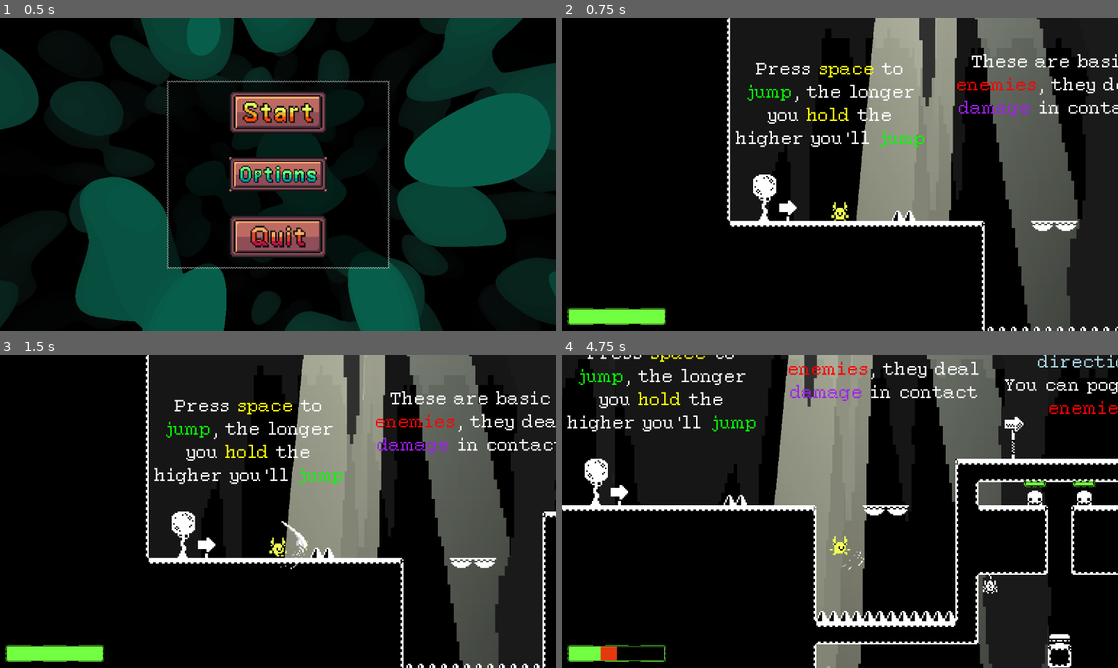
Above: before the commit, frames 1-4 (two rows, left to right).
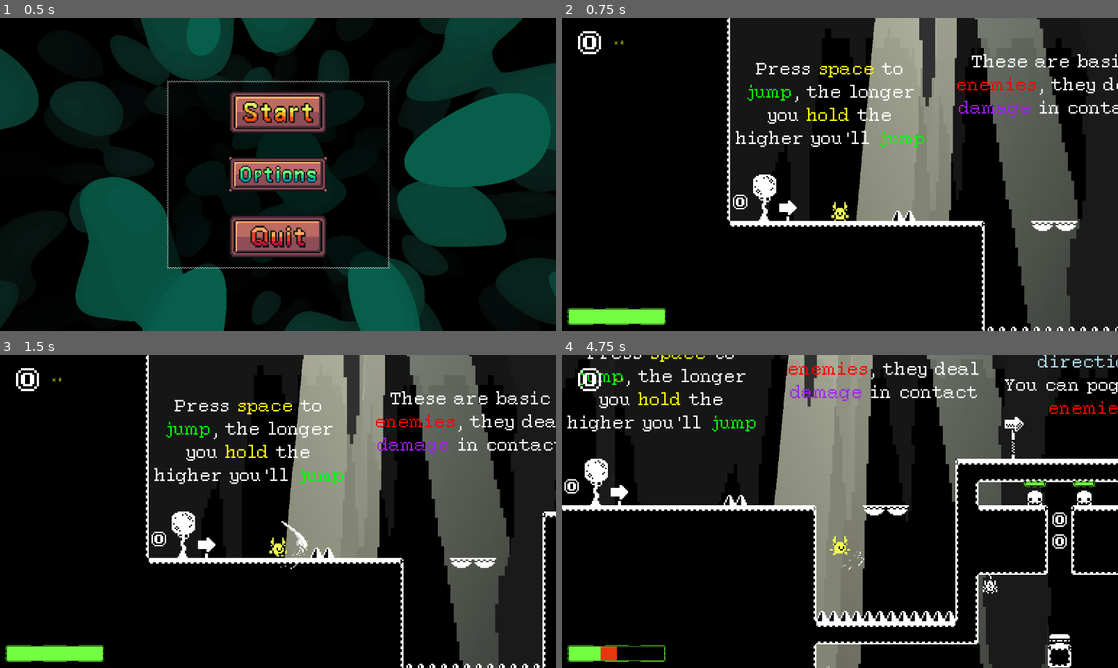
Above: after the commit, the same moments.

Repository: SeldonRubika/Godot-Workshop-Project
Game: Godot game, scene res://Scenes/MainWorld/main_world.tscn
The game is run twice, just before and just after one commit, with the same random seed, the same clock (stepped at 60 frames per second) and the same inputs. Sound files missing from this copy of the repository are replaced by a short silence.
Inputs (mouse positions are in pixels of both pictures, inside the frame that each line leads up to):
- Up to frame 1 (0.5 s): no input
- Up to frame 2 (0.75 s): click (840, 111) at 0.5 s
- Up to frame 3 (1.5 s): tap Enter at 1.25 s; move the mouse to (400, 495) at 1.27 s; hold D (Right) from 1.28 s (still down); click (400, 495) at 1.35 s
- Up to frame 4 (4.75 s): tap Space (Jump) at 1.52, 2.27, 3.77, 4.52 s; move the mouse to (728, 527) at 2.02 s; tap I at 2.1, 3.6 s; move the mouse to (895, 442) at 2.77 s; release D (Right) at 2.78 s; hold A (Left) 2.78-3.53 s; click (895, 442) at 2.85 s; move the mouse to (812, 574) at 3.52 s; hold D (Right) from 3.53 s (still down); move the mouse to (1006, 558) at 4.27 s; click (1006, 558) at 4.35 s

Frame 1 is identical in both runs. In frame 2, 0.3% of the frame differs, in the area x 2-34%, y 4-62%; in frame 3, 0.3%; in frame 4, 0.5%, in the area x 0-91%, y 4-62%.

Commit message:
Added hearth and coins

Diff:
--- a/Scenes/Levels/level_1.tscn
+++ b/Scenes/Levels/level_1.tscn
@@ -13,7 +13,9 @@
 [ext_resource type="Texture2D" uid="uid://knqh2mx783s" path="res://Assets/parallax/6fx.png" id="5_hwvp3"]
 [ext_resource type="PackedScene" uid="uid://03auxqk5bop" path="res://Scenes/Platforms/BumpingPlatform/bumping_platform.tscn" id="5_rb0md"]
 [ext_resource type="PackedScene" uid="uid://d2x0ira6yro63" path="res://Scenes/Checkpoint/checkpoint.tscn" id="12_afv7b"]
+[ext_resource type="PackedScene" uid="uid://b8glbsnv25wdr" path="res://Scenes/coins/coins.tscn" id="14_3628d"]
 [ext_resource type="PackedScene" uid="uid://deeoqng87hlpw" path="res://Scenes/exit_doors/exit_doors.tscn" id="14_k2mw1"]
+[ext_resource type="PackedScene" uid="uid://c6l2j2g38ut5d" path="res://Scenes/heart/heart.tscn" id="15_tjl6l"]
 
 [sub_resource type="TileSetAtlasSource" id="TileSetAtlasSource_qxyia"]
 texture = ExtResource("1_cyadu")
@@ -840,6 +842,60 @@
 position = Vector2(568, 417)
 jump_power = 400
 
+[node name="Collectibles" type="Node" parent="." unique_id=1431943170]
+
+[node name="Heart" type="Node" parent="Collectibles" unique_id=1381587005]
+
+[node name="Heart" parent="Collectibles/Heart" unique_id=1969243383 instance=ExtResource("15_tjl6l")]
+position = Vector2(286, 665)
+
+[node name="Heart2" parent="Collectibles/Heart" unique_id=1097794965 instance=ExtResource("15_tjl6l")]
+position = Vector2(615, 546)
+
+[node name="Coins" type="Node" parent="Collectibles" unique_id=485611185]
+
+[node name="coins" parent="Collectibles/Coins" unique_id=587863711 instance=ExtResource("14_3628d")]
+position = Vector2(231, 307)
+
+[node name="coins2" parent="Collectibles/Coins" unique_id=402169469 instance=ExtResource("14_3628d")]
+position = Vector2(568, 330)
+
+[node name="coins3" parent="Collectibles/Coins" unique_id=2129695887 instance=ExtResource("14_3628d")]
+position = Vector2(568, 345)
+
+[node name="coins4" parent="Collectibles/Coins" unique_id=172934158 instance=ExtResource("14_3628d")]
+position = Vector2(692, 258)
+
+[node name="coins5" parent="Collectibles/Coins" unique_id=2075177193 instance=ExtResource("14_3628d")]
+position = Vector2(694, 303)
+
+[node name="coins6" parent="Collectibles/Coins" unique_id=1787537724 instance=ExtResource("14_3628d")]
+position = Vector2(952, 323)
+
+[node name="coins7" parent="Collectibles/Coins" unique_id=422576471 instance=ExtResource("14_3628d")]
+position = Vector2(956, 505)
+
+[node name="coins8" parent="Collectibles/Coins" unique_id=1168374308 instance=ExtResource("14_3628d")]
+position = Vector2(507, 520)
+
+[node name="coins10" parent="Collectibles/Coins" unique_id=275383363 instance=ExtResource("14_3628d")]
+position = Vector2(426, 625)
+
+[node name="coins11" parent="Collectibles/Coins" unique_id=1251538610 instance=ExtResource("14_3628d")]
+position = Vector2(215, 824)
+
+[node name="coins12" parent="Collectibles/Coins" unique_id=1166638019 instance=ExtResource("14_3628d")]
+position = Vector2(72, 844)
+
+[node name="coins13" parent="Collectibles/Coins" unique_id=2111981150 instance=ExtResource("14_3628d")]
+position = Vector2(87, 616)
+
+[node name="coins14" parent="Collectibles/Coins" unique_id=806673655 instance=ExtResource("14_3628d")]
+position = Vector2(336, 586)
+
+[node name="coins9" parent="Collectibles/Coins" unique_id=1819077361 instance=ExtResource("14_3628d")]
+position = Vector2(552, 455)
+
 [node name="Checkpoint" parent="." unique_id=606608297 instance=ExtResource("12_afv7b")]
 position = Vector2(696, 613)
 
--- a/Scenes/MainWorld/main_world.tscn
+++ b/Scenes/MainWorld/main_world.tscn
@@ -14,7 +14,6 @@
 player_spawn_pos = Vector2(300, 312)
 
 [node name="Player" parent="." unique_id=486279298 instance=ExtResource("2_4qooy")]
-position = Vector2(555, 452)
 
 [node name="MainMusic" type="AudioStreamPlayer" parent="." unique_id=1973828728]
 process_mode = 3
--- a/Scenes/Singleton/global.gd
+++ b/Scenes/Singleton/global.gd
@@ -1,32 +1,41 @@
 extends Node
 
-var option_disable_checkpoint : bool = false
-var option_attack_mouse : bool = false
+var option_disable_checkpoint: bool = false
+var option_attack_mouse: bool = true
 
 var music_volume := 0.9
 var sfx_volume := 0.9
 
 var respawn_position := Vector2.ZERO:
 	set(a):
-		respawn_position =a
+		respawn_position = a
 
-signal respawn(new_hp:int)
-signal game_paused(on:bool)
+signal respawn(new_hp: int)
+signal game_paused(on: bool)
 signal game_started
 
+
 func restart():
-	var player : Player = get_tree().get_first_node_in_group(&"Player")
+	var player: Player = get_tree().get_first_node_in_group(&"Player")
 	player.hp = player.max_hp
 	player.global_position = respawn_position
 	player.stop_velocity = true
-	get_tree().create_timer(.2).timeout.connect(func():player.stop_velocity = false)
+	get_tree().create_timer(.2).timeout.connect(
+		func():
+			player.stop_velocity = false,
+	)
 	respawn.emit(player.max_hp)
+
 
 func _process(_delta: float) -> void:
 	if Input.is_action_just_pressed("Pause"):
 		get_tree().paused = !get_tree().paused
 		game_paused.emit(get_tree().paused)
 
+
 func _ready() -> void:
 	get_tree().paused = true
-	game_started.connect(func():get_tree().paused = false)
+	game_started.connect(
+		func():
+			get_tree().paused = false,
+	)
--- /dev/null
+++ b/Scenes/coins/coins.gd
@@ -0,0 +1,21 @@
+extends Area2D
+class_name Coins
+
+signal picked_up
+@export var pickup_particles: CPUParticles2D
+@export var sprite_2d: Sprite2D
+@export var pickup_sfx: AudioStreamPlayer2D
+var picked := false
+
+
+func _on_body_entered(body: Node2D) -> void:
+	if body is Player && !picked:
+		picked_up.emit()
+		picked = true
+		pickup_particles.emitting = true
+		pickup_sfx.volume_linear = Global.sfx_volume
+		pickup_sfx.pitch_scale = randf_range(.9, 1.1)
+		pickup_sfx.play()
+		sprite_2d.hide()
+		await pickup_particles.finished
+		queue_free()
--- /dev/null
+++ b/Scenes/coins/coins.tscn
@@ -0,0 +1,42 @@
+[gd_scene format=3 uid="uid://b8glbsnv25wdr"]
+
+[ext_resource type="Texture2D" uid="uid://dfqyul88mxsyi" path="res://Assets/TilemapsAndSpritesheets/monochrome_tilemap_packed.png" id="1_6yjnv"]
+[ext_resource type="Script" uid="uid://bsh5mxoe8ma70" path="res://Scenes/coins/coins.gd" id="1_vj5m1"]
+[ext_resource type="AudioStream" uid="uid://lvwfq8aws3yb" path="res://Assets/sfx/coin_pick_up.mp3" id="3_euhmr"]
+
+[sub_resource type="RectangleShape2D" id="RectangleShape2D_6yjnv"]
+size = Vector2(10, 10)
+
+[node name="coins" type="Area2D" unique_id=587863711 node_paths=PackedStringArray("pickup_particles", "sprite_2d", "pickup_sfx") groups=["coins"]]
+collision_layer = 32
+collision_mask = 2
+script = ExtResource("1_vj5m1")
+pickup_particles = NodePath("PickupParticles")
+sprite_2d = NodePath("Sprite2D")
+pickup_sfx = NodePath("PickupSfx")
+
+[node name="Sprite2D" type="Sprite2D" parent="." unique_id=649298811]
+texture = ExtResource("1_6yjnv")
+region_enabled = true
+region_rect = Rect2(32, 0, 16, 16)
+
+[node name="CollisionShape2D" type="CollisionShape2D" parent="." unique_id=427498134]
+shape = SubResource("RectangleShape2D_6yjnv")
+
+[node name="PickupParticles" type="CPUParticles2D" parent="." unique_id=1864979999]
+emitting = false
+amount = 32
+lifetime = 0.7
+one_shot = true
+explosiveness = 0.89
+lifetime_randomness = 1.0
+emission_shape = 1
+emission_sphere_radius = 8.0
+spread = 180.0
+gravity = Vector2(0, 0)
+initial_velocity_max = 2.0
+
+[node name="PickupSfx" type="AudioStreamPlayer2D" parent="." unique_id=51174313]
+stream = ExtResource("3_euhmr")
+
+[connection signal="body_entered" from="." to="." method="_on_body_entered"]
--- /dev/null
+++ b/Scenes/heart/heart.gd
@@ -0,0 +1,22 @@
+extends Area2D
+
+var index := 0
+const TILE_0041 = preload("uid://tfp2utuxmvea")
+const TILE_0042 = preload("uid://c5tvb1fwc1t2q")
+@export var sprite_2d: Sprite2D
+@export var heal := 33
+
+
+func _on_body_entered(body: Node2D) -> void:
+	if body is Player:
+		body.take_damage(-heal)
+		queue_free()
+
+
+func _on_sprite_timer_timeout() -> void:
+	if index == 1:
+		index = 0
+		sprite_2d.texture = TILE_0042
+	else:
+		index = 1
+		sprite_2d.texture = TILE_0041
--- /dev/null
+++ b/Scenes/heart/heart.tscn
@@ -0,0 +1,26 @@
+[gd_scene format=3 uid="uid://c6l2j2g38ut5d"]
+
+[ext_resource type="Script" uid="uid://j3vy38gwhwoy" path="res://Scenes/heart/heart.gd" id="1_15a8a"]
+[ext_resource type="Texture2D" uid="uid://tfp2utuxmvea" path="res://Assets/Sprites/tile_0041.png" id="2_15a8a"]
+
+[sub_resource type="RectangleShape2D" id="RectangleShape2D_5q66j"]
+
+[node name="Heart" type="Area2D" unique_id=1969243383 node_paths=PackedStringArray("sprite_2d")]
+collision_layer = 32
+collision_mask = 2
+script = ExtResource("1_15a8a")
+sprite_2d = NodePath("Sprite2D")
+
+[node name="Sprite2D" type="Sprite2D" parent="." unique_id=1349525639]
+texture = ExtResource("2_15a8a")
+region_rect = Rect2(32, 32, 16, 16)
+
+[node name="CollisionShape2D" type="CollisionShape2D" parent="." unique_id=2096771606]
+shape = SubResource("RectangleShape2D_5q66j")
+
+[node name="SpriteTimer" type="Timer" parent="." unique_id=1946756668]
+wait_time = 0.3
+autostart = true
+
+[connection signal="body_entered" from="." to="." method="_on_body_entered"]
+[connection signal="timeout" from="SpriteTimer" to="." method="_on_sprite_timer_timeout"]
--- a/Scenes/ui/main_menu.gd
+++ b/Scenes/ui/main_menu.gd
@@ -6,6 +6,8 @@
 @export var disable_checkpoint: CheckButton
 @export var attack_mouse: CheckButton
 @export var menu_sfx: AudioStreamPlayer
+@export var music_volume: HSlider
+@export var sfx_volume: HSlider
 
 var game_started: bool = false
 
@@ -66,8 +68,10 @@
 
 
 func _ready() -> void:
-	Global.option_disable_checkpoint = disable_checkpoint.button_pressed
-	Global.option_attack_mouse = attack_mouse.button_pressed
+	disable_checkpoint.button_pressed = Global.option_disable_checkpoint
+	attack_mouse.button_pressed = Global.option_attack_mouse
+	music_volume.value = Global.music_volume
+	sfx_volume.value = Global.sfx_volume
 	Global.game_paused.connect(pause_menu)
 
 
--- a/Scenes/ui/main_menu.tscn
+++ b/Scenes/ui/main_menu.tscn
@@ -21,7 +21,7 @@
 shader_parameter/color_1 = Color(6.593913e-06, 0.6311883, 0.49198973, 1)
 shader_parameter/color_2 = Color(0.14044756, 0.14044741, 0.14044744, 1)
 
-[node name="MainMenu" type="Control" unique_id=1254241440 node_paths=PackedStringArray("bg_timer", "bg", "main_screen", "option_screen", "disable_checkpoint", "attack_mouse", "menu_sfx")]
+[node name="MainMenu" type="Control" unique_id=1254241440 node_paths=PackedStringArray("bg_timer", "bg", "main_screen", "option_screen", "disable_checkpoint", "attack_mouse", "menu_sfx", "music_volume", "sfx_volume")]
 process_mode = 3
 layout_mode = 3
 anchors_preset = 15
@@ -37,6 +37,8 @@
 disable_checkpoint = NodePath("OptionScreen/VBoxContainer/EnableCheckpoint")
 attack_mouse = NodePath("OptionScreen/VBoxContainer/AttackMouse")
 menu_sfx = NodePath("MenuSfx")
+music_volume = NodePath("OptionScreen/VBoxContainer/MusicVolumeHolder/MusicVolume")
+sfx_volume = NodePath("OptionScreen/VBoxContainer/SfxVolumeHolder/SfxVolume")
 
 [node name="Bg" type="ColorRect" parent="." unique_id=1156259083]
 material = SubResource("ShaderMaterial_my40y")
--- a/Scenes/ui/ui.gd
+++ b/Scenes/ui/ui.gd
@@ -2,12 +2,22 @@
 
 @export var life: Control
 @export var bloup_bloup: ColorRect
+@export var coin_text: RichTextLabel
+var coin_amount = 0
+
 
 func _ready() -> void:
-	for player : Player in get_tree().get_nodes_in_group(&"Player"):
+	for coin: Coins in get_tree().get_nodes_in_group(&"coins"):
+		coin.picked_up.connect(add_coin)
+	for player: Player in get_tree().get_nodes_in_group(&"Player"):
 		life.set_ui_max(player.max_hp)
 		player.took_damage.connect(life.update_life_ui)
 
 
+func add_coin():
+	coin_amount += 1
+	coin_text.text = "[color=yellow]x%s" % coin_amount
+
+
 func _on_main_menu_bloup_bloup(toggled_on: bool) -> void:
 	bloup_bloup.visible = toggled_on
--- a/Scenes/ui/ui.tscn
+++ b/Scenes/ui/ui.tscn
@@ -3,14 +3,47 @@
 [ext_resource type="Script" uid="uid://b5a3c2tdgk2dj" path="res://Scenes/Ui/ui.gd" id="1_ag0dx"]
 [ext_resource type="PackedScene" uid="uid://j8odnfubaucm" path="res://Scenes/LifeBar/life.tscn" id="2_oak0x"]
 [ext_resource type="PackedScene" uid="uid://ca257rjf53hhq" path="res://Scenes/Ui/main_menu.tscn" id="3_h400c"]
+[ext_resource type="Texture2D" uid="uid://df700y11rwons" path="res://Assets/Sprites/tile_0002.png" id="3_jxxc1"]
 
-[node name="UI" type="CanvasLayer" unique_id=1087143809 node_paths=PackedStringArray("life", "bloup_bloup")]
+[node name="UI" type="CanvasLayer" unique_id=1087143809 node_paths=PackedStringArray("life", "bloup_bloup", "coin_text")]
 process_mode = 3
 script = ExtResource("1_ag0dx")
 life = NodePath("Life")
 bloup_bloup = NodePath("BloupBloup")
+coin_text = NodePath("Coins/HBoxContainer/CoinText")
 
 [node name="Life" parent="." unique_id=1433030506 instance=ExtResource("2_oak0x")]
+
+[node name="Coins" type="Control" parent="." unique_id=1675665265]
+layout_mode = 3
+anchors_preset = 0
+offset_right = 40.0
+offset_bottom = 40.0
+
+[node name="HBoxContainer" type="HBoxContainer" parent="Coins" unique_id=1807593123]
+layout_mode = 1
+anchors_preset = -1
+anchor_left = 0.225
+anchor_top = 0.325
+anchor_right = 5.25
+anchor_bottom = 2.225
+offset_right = -5.0
+metadata/_edit_use_anchors_ = true
+
+[node name="TextureRect" type="TextureRect" parent="Coins/HBoxContainer" unique_id=1112789545]
+layout_mode = 2
+size_flags_horizontal = 3
+texture = ExtResource("3_jxxc1")
+expand_mode = 3
+stretch_mode = 5
+
+[node name="CoinText" type="RichTextLabel" parent="Coins/HBoxContainer" unique_id=1169702029]
+layout_mode = 2
+size_flags_horizontal = 3
+bbcode_enabled = true
+text = "[color=yellow]x 0"
+scroll_active = false
+vertical_alignment = 1
 
 [node name="MainMenu" parent="." unique_id=1254241440 instance=ExtResource("3_h400c")]
 
--- a/project.godot
+++ b/project.godot
@@ -52,6 +52,7 @@
 
 Player=""
 monster=""
+coins=""
 
 [gui]
 
@@ -116,6 +117,7 @@
 2d_physics/layer_3="Ennemies"
 2d_physics/layer_4="Obstacles"
 2d_physics/layer_5="SpecialTiles"
+2d_physics/layer_6="Collectibles"
 
 [physics]
 
Binary file added: Assets/Sprites/tile_0002.png
Not shown, added: Assets/Sprites/tile_0002.png.import
Binary file added: Assets/Sprites/tile_0041.png
Not shown, added: Assets/Sprites/tile_0041.png.import
Binary file added: Assets/Sprites/tile_0042.png
Not shown, added: Assets/Sprites/tile_0042.png.import
Binary file added: Assets/Sprites/tile_0043.png
Not shown, added: Assets/Sprites/tile_0043.png.import
Not shown, added: Assets/sfx/coin_pick_up.mp3.import
Not shown, added: Scenes/coins/coins.gd.uid
Not shown, added: Scenes/heart/heart.gd.uid
Not shown, added: Assets/sfx/coin_pick_up.mp3
